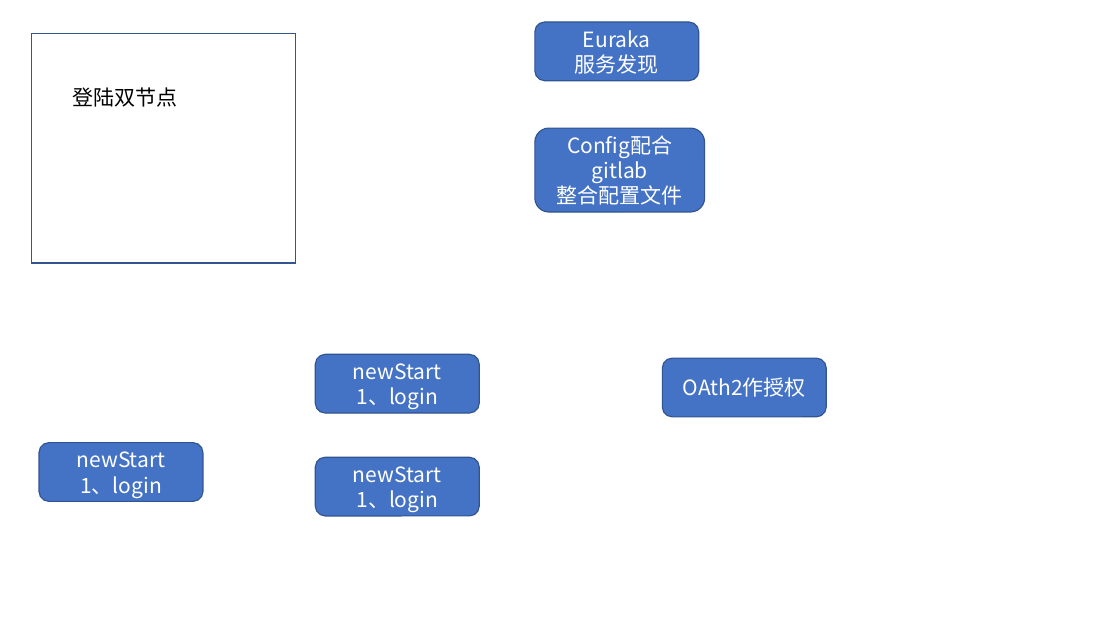
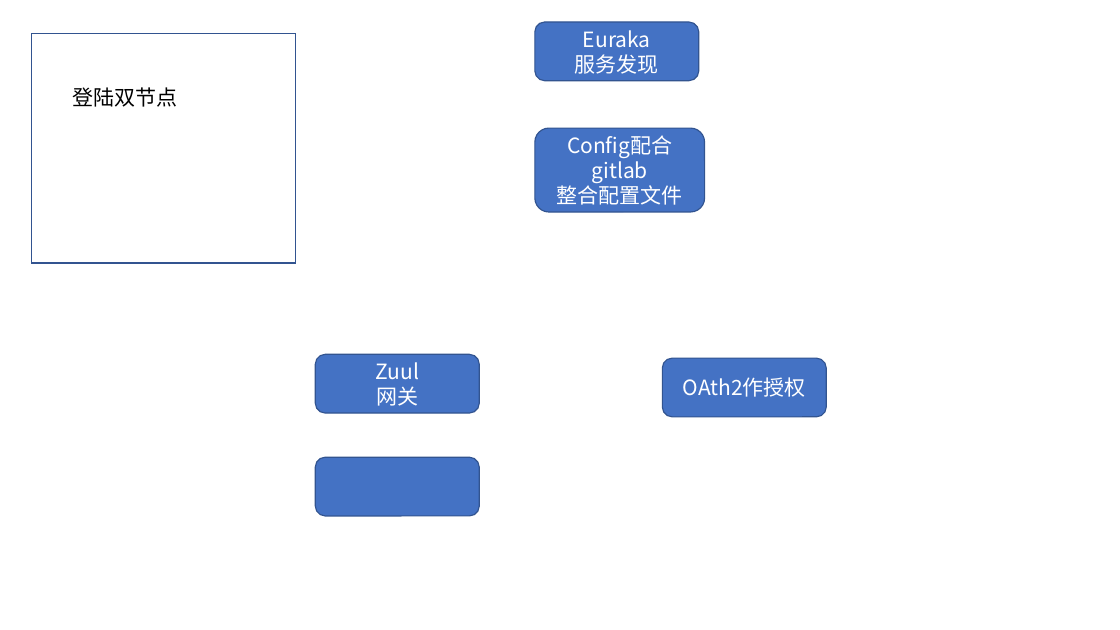
Before and after one commit to wind814/newStart, a slide deck: slide 3 of document/0415_newStart.pptx. Drawn at 1120x630 pixels with LibreOffice and Linux fonts; fonts in the diff are those of the drawing. Boxes give left, top, right and bottom in pixels: in the first picture for what was removed or moved away, otherwise in the second. Text is boxed around its words. In the diff, an @@ line names an element or a change of style, - is before the commit and + after.

```diff
--- a/document/0415_newStart.pptx
+++ b/document/0415_newStart.pptx
@@ text in rounded rectangle at (375,362,419,406): text changed @@
-newStart
-1、login
+Zuul
+网关
@@ rounded rectangle removed at (39,443,202,502) @@
-newStart
-1、login
@@ text in rounded rectangle at (353,466,442,512): text removed @@
-newStart
-1、login
```
Also in this commit, not shown: 1 slide added, 1 slide removed.
